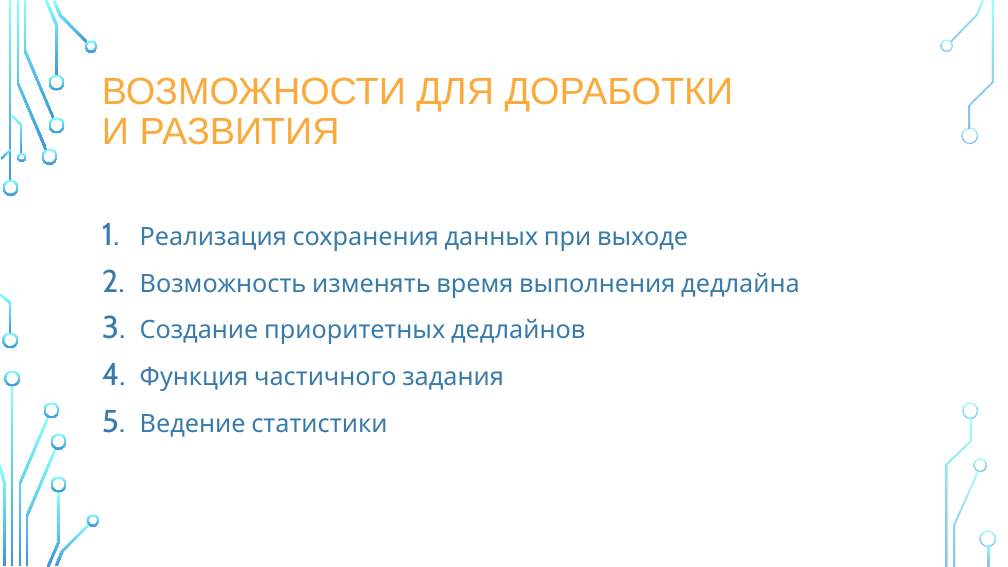
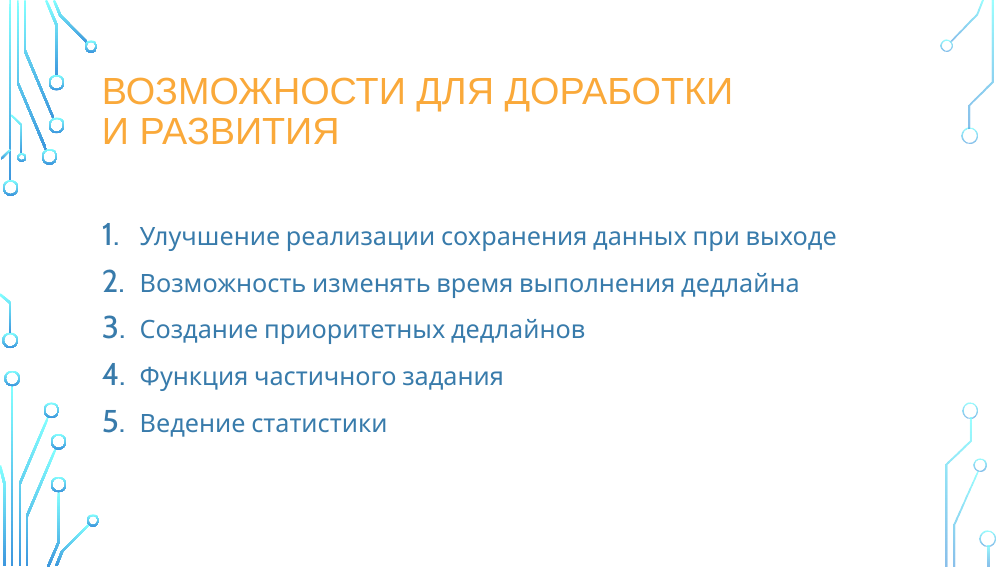
Before and after one commit to Annstasia/project, a slide deck: slide 5 of deadline.pptx. Drawn at 1008x567 pixels with LibreOffice and Linux fonts; fonts in the diff are those of the drawing; background and template pictures are left out. Boxes give left, top, right and bottom in pixels: in the first picture for what was removed or moved away, otherwise in the second. Text is boxed around its words. In the diff, an @@ line names an element or a change of style, - is before the commit and + after.

```diff
--- a/deadline.pptx
+++ b/deadline.pptx
@@ text at (140,227,837,251): text changed @@
-1. Реализация сохранения данных при выходе
+1. Улучшение реализации сохранения данных при выходе
```
Also in this commit, not shown: 1 other slide changed, 1 other file.
